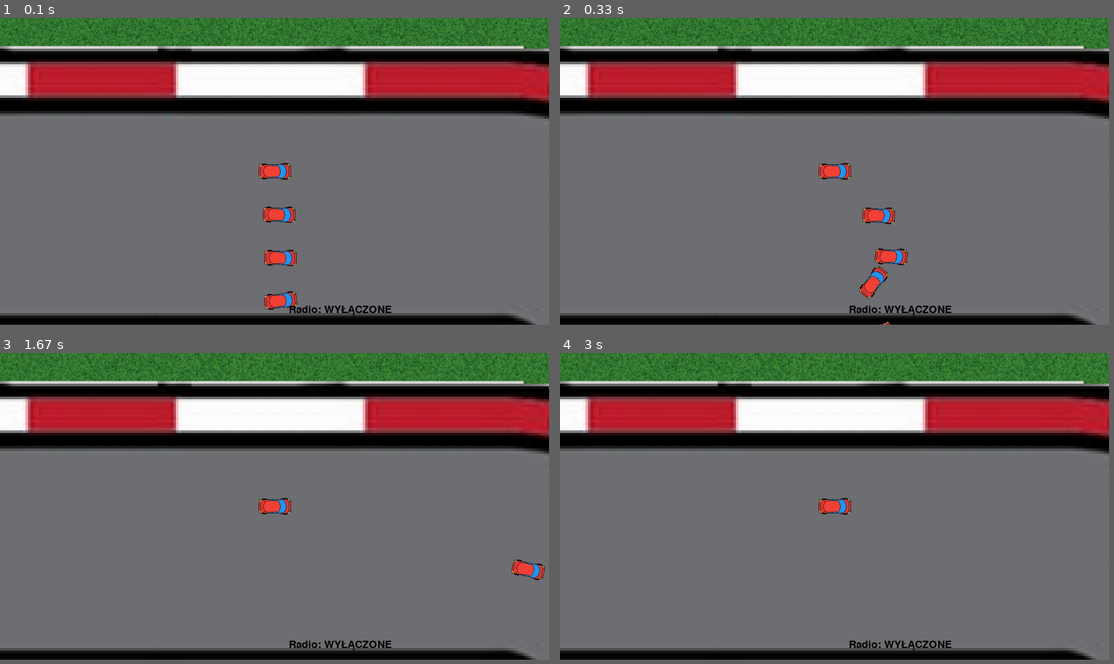
Above: before the commit, frames 1-4 (two rows, left to right).
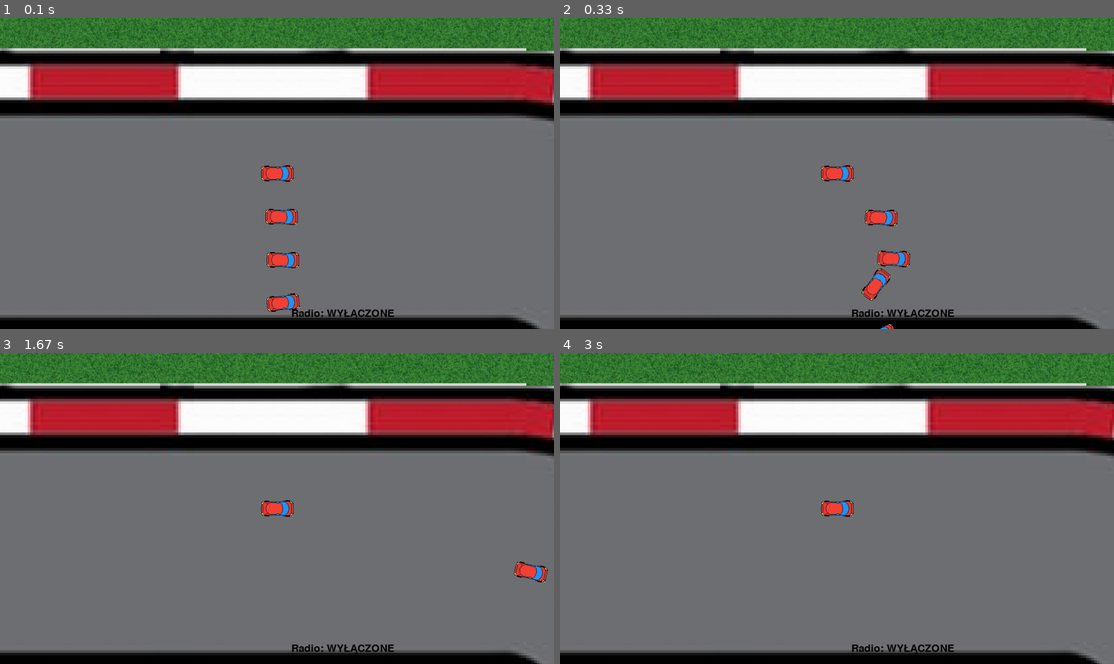
Above: after the commit, the same moments.

Repository: PiotrFurtak/Motorola
Game: pygame game, started from Main.py
The game is run twice, just before and just after one commit, with the same random seed, the same clock (stepped at 60 frames per second) and the same inputs.
Inputs:
- Up to frame 1 (0.1 s): no input
- Up to frame 2 (0.33 s): no input
- Up to frame 3 (1.67 s): no input
- Up to frame 4 (3 s): no input
In our replay, the window is 892x499 before the commit and 900x506 after it. These sizes can differ from the game's own. Grey fills any space a smaller window leaves; there, only what the larger window draws over its background counts as a difference.

The runs differ from the first frame. In frame 1, 14% of the frame differs, in the area x 0-100%, y 0-100%; in frame 2, 14%; in frame 3, 13%; in frame 4, 13%.

Commit message:
Zmiany w strukturze

Diff:
--- a/Car.py
+++ b/Car.py
@@ -3,7 +3,7 @@
 import pygame
 
 class Car(Sprite):
-    def __init__(self,window,track,coords,image,centre_point,car_id,player=None):
+    def __init__(self,window,track,coords,image,centre_point,car_id):
         self.car_id = car_id
         Sprite.__init__(self,window,coords,image,centre_point,0,is_player=car_id==0)
         self.track = track
@@ -23,7 +23,6 @@
         self.tile_id = 0
         self.loops = 0
         self.point = Sprite(self.window,(0,0),pygame.image.load("imgs/point.png"),(2,2),0)
-        self.player = player
 
     def draw(self,x,y):
         Sprite.draw(self,x,y)
@@ -60,7 +59,6 @@
 
     def move(self):
         self.last_pos = (self.x,self.y,self.angle)
-        self.bonus_conditions()
 
         self.acceleration += 0.7*self.joystick_y
         self.Xacceleration += 0.7*self.joystick_y*cos(radians(self.angle))
@@ -98,36 +96,6 @@
         self.forward(distance)
         self.change_position(dx, dy)
 
-    def bonus_conditions(self):
-        if self.joystick_y == -1: return
-        if not self.is_player: self.joystick_y = 0
-        match self.car_id:
-            case 1:
-                if self.velocity < 15:
-                    self.joystick_y = 1
-            case 2:
-                speed_limit = 7 if abs(self.stear) > 10 else 100
-                if self.velocity < speed_limit:
-                    self.acceleration += 0.25
-                    self.joystick_y = 1
-            case 3:
-                speed_limit = 7 if abs(self.stear) > 10 else 100
-                if self.velocity < speed_limit:
-                    self.acceleration += 0.25
-                    self.joystick_y = 1
-            case 4:
-                speed_limit = 15
-
-                player_pixel_values = self.find_pixel_values(self.player.coords)
-                my_pixel_values = self.find_pixel_values(self.coords)
-
-                if None not in (player_pixel_values, my_pixel_values):
-                    if my_pixel_values[0] - player_pixel_values[0] > 1000:
-                        speed_limit = 10
-
-                if self.velocity < speed_limit:
-                    self.joystick_y = 1
-
     def back(self):
         self.set_position(self.last_pos[0:2])
         self.set_angle(self.last_pos[2])
--- a/Main.py
+++ b/Main.py
@@ -4,8 +4,8 @@
 from Button import Button
 # WINDOW_WIDTH, WINDOW_HEIGHT = (640,480)
 WINDOW_WIDTH, WINDOW_HEIGHT = pygame.display.get_desktop_sizes()[0]
-WINDOW_WIDTH -= 10
-WINDOW_HEIGHT -= 10
+# WINDOW_WIDTH -= 10
+# WINDOW_HEIGHT -= 10
 window = pygame.display.set_mode((WINDOW_WIDTH,WINDOW_HEIGHT))
 listOfButtons = []
 
--- a/ai.py
+++ b/ai.py
@@ -3,7 +3,7 @@
 
 class ai(Car):
     def __init__(self,window,track,coords,image,centre_point,car_id,player):
-        Car.__init__(self,window,track,coords,image,centre_point,car_id,player)
+        Car.__init__(self,window,track,coords,image,centre_point,car_id)
         self.player = player
 
     def get_real_point(self,coords):
@@ -121,6 +121,37 @@
                 self.stear += -360
             self.stear*= 1.5
             self.set_angle(angle)
+        self.bonus_conditions()
         self.move()
         self.set_loops()
         self.point.set_position(coords_max)
+
+    def bonus_conditions(self):
+        if self.joystick_y == -1: return
+        if not self.is_player: self.joystick_y = 0
+        match self.car_id:
+            case 1:
+                if self.velocity < 15:
+                    self.joystick_y = 1
+            case 2:
+                speed_limit = 7 if abs(self.stear) > 10 else 100
+                if self.velocity < speed_limit:
+                    self.acceleration += 0.25
+                    self.joystick_y = 1
+            case 3:
+                speed_limit = 7 if abs(self.stear) > 10 else 100
+                if self.velocity < speed_limit:
+                    self.acceleration += 0.25
+                    self.joystick_y = 1
+            case 4:
+                speed_limit = 15
+
+                player_pixel_values = self.find_pixel_values(self.player.coords)
+                my_pixel_values = self.find_pixel_values(self.coords)
+
+                if None not in (player_pixel_values, my_pixel_values):
+                    if my_pixel_values[0] - player_pixel_values[0] > 1000:
+                        speed_limit = 10
+
+                if self.velocity < speed_limit:
+                    self.joystick_y = 1
